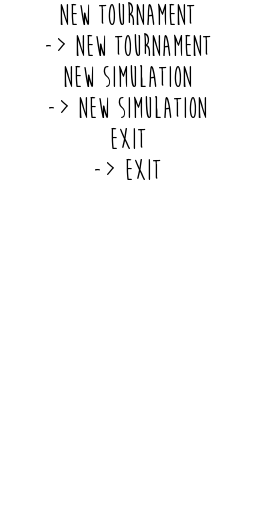
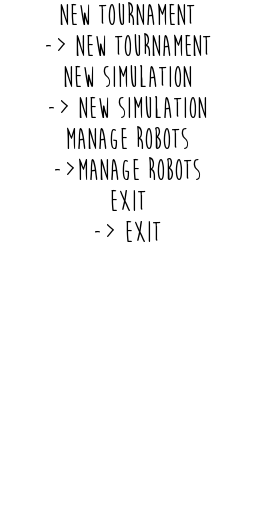
Layer changes from the first 256×512 image to the second:
painted on "new tournament ..." over [55, 126, 201, 242]
